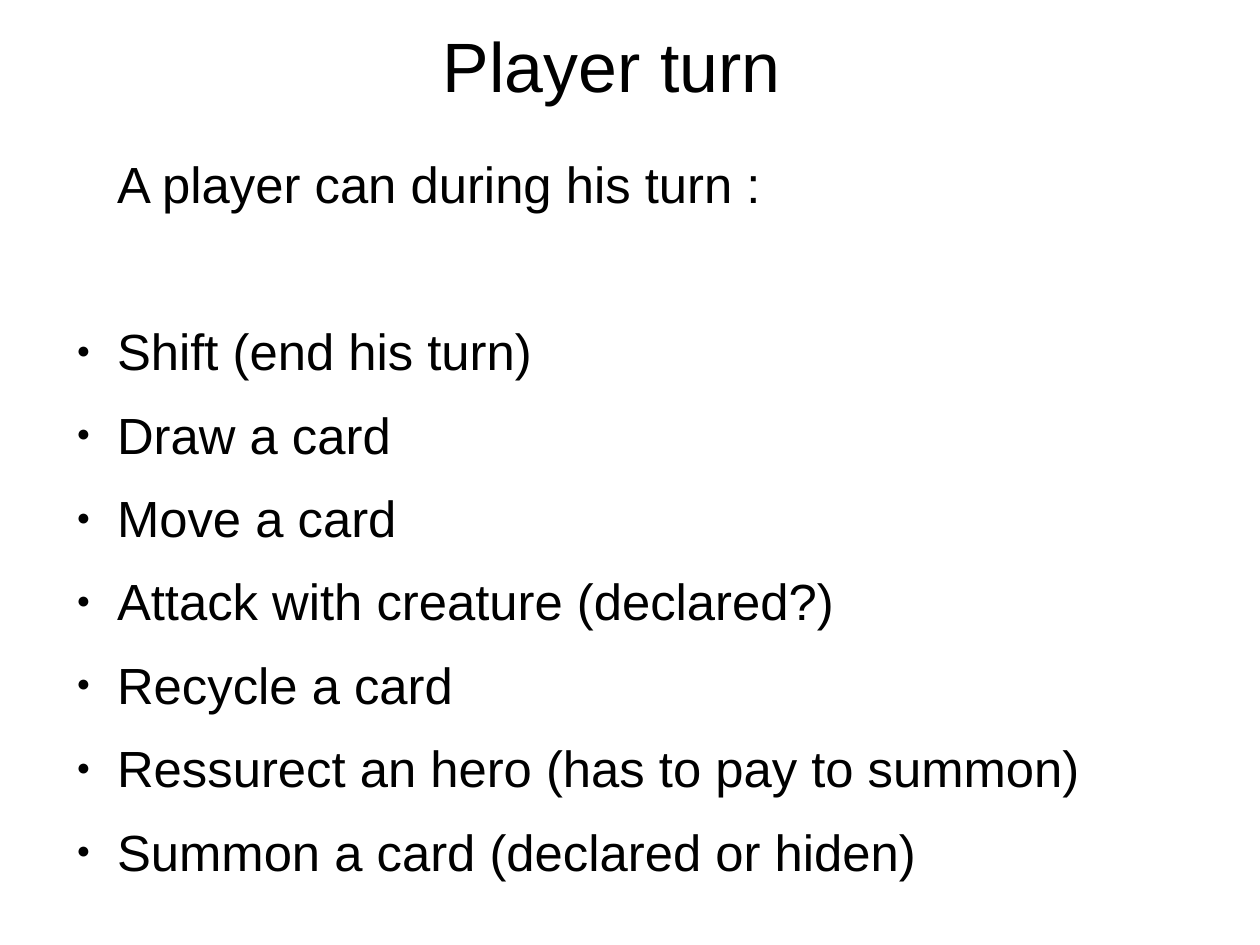
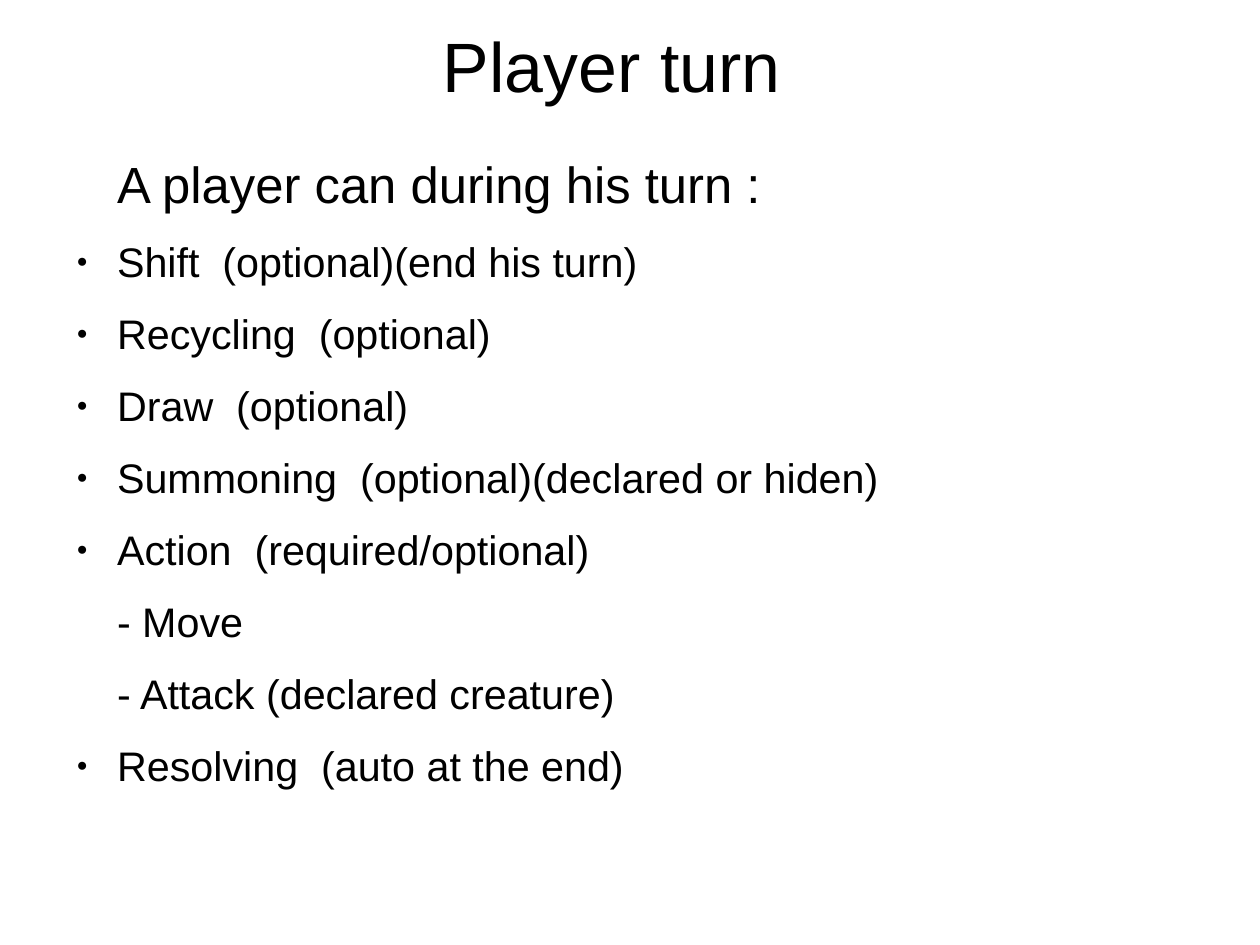
Before and after one commit to idolord/CryptDuel, a slide deck: slide 4 of documentation/player turn CDC - panda.odp. Drawn at 1260x945 pixels with LibreOffice and Linux fonts; fonts in the diff are those of the drawing. Boxes give left, top, right and bottom in pixels: in the first picture for what was removed or moved away, otherwise in the second. Text is boxed around its words. In the diff, an @@ line names an element or a change of style, - is before the commit and + after.

```diff
--- a/documentation/player turn CDC - panda.odp
+++ b/documentation/player turn CDC - panda.odp
@@ text at [117,247,879,789]: text changed; size 32 to 26 pt @@
-● Shift (end his turn)
-● Draw a card
-● Move a card
-● Attack with creature (declared?)
-● Recycle a card
-● Ressurect an hero (has to pay to summon)
-● Summon a card (declared or hiden)
+● Shift (optional)(end his turn)
+● Recycling (optional)
+● Draw (optional)
+● Summoning (optional)(declared or hiden)
+● Action (required/optional)
+- Move
+- Attack (declared creature)
+● Resolving (auto at the end)
```
Also in this commit, not shown: 3 other files.
